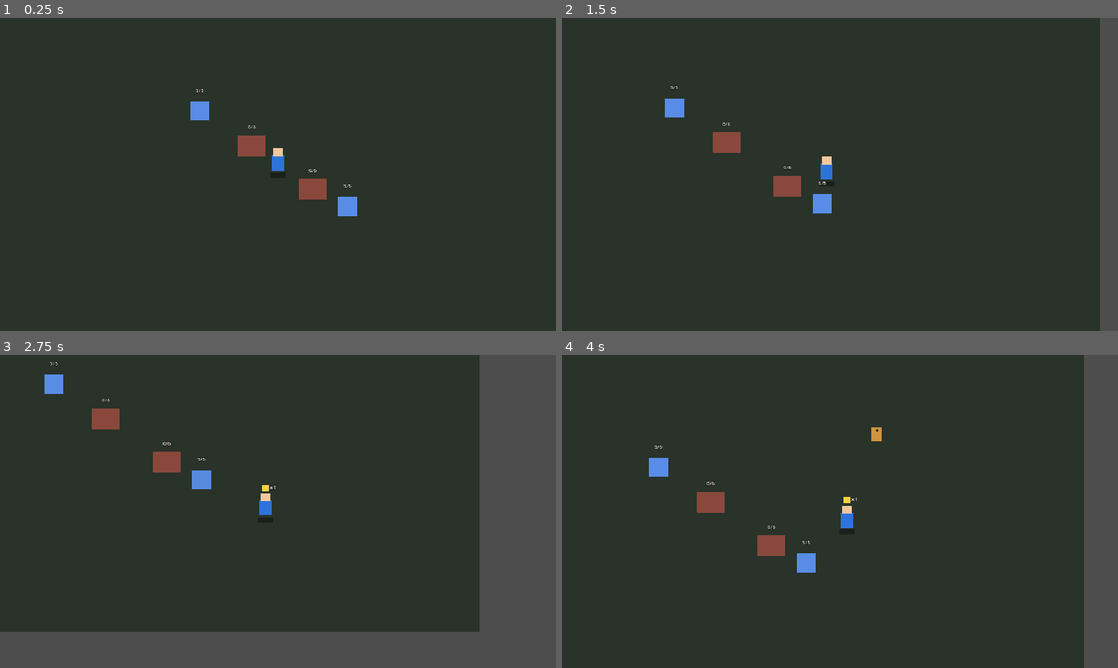
Above: before the commit, frames 1-4 (two rows, left to right).
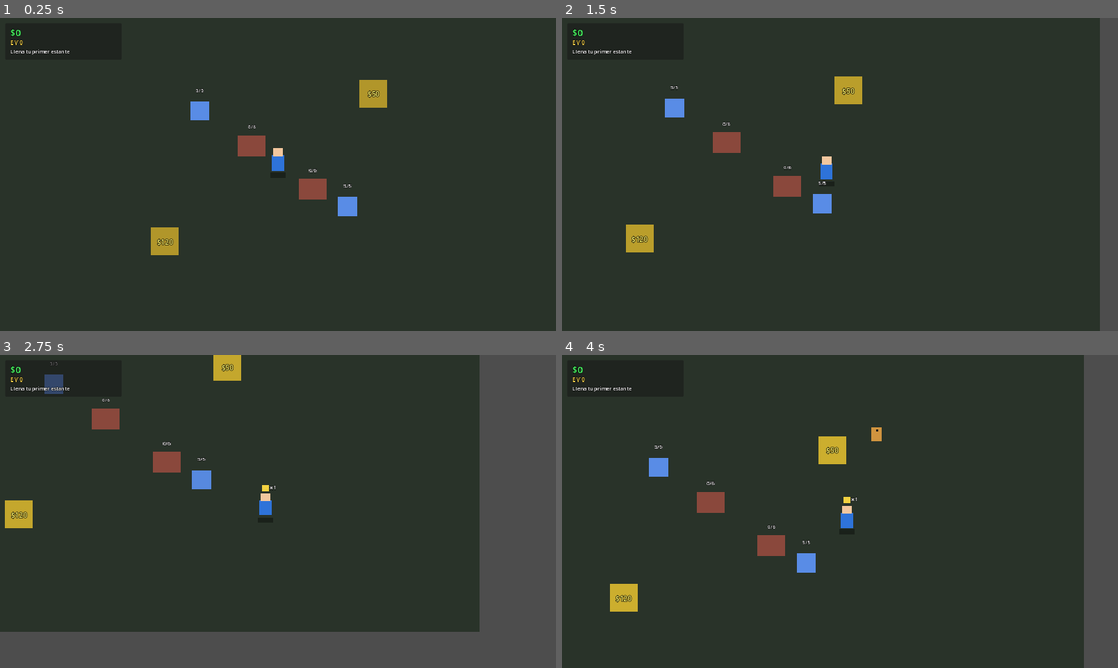
Above: after the commit, the same moments.

Repository: afares8/empire-rush
Game: Godot game, scene res://scenes/Main.tscn
Two runs of this game, one before a commit and one after it. Both use one fixed random seed, a clock stepped at 60 frames per second and the inputs below.
Inputs:
- Up to frame 1 (0.25 s): no input
- Up to frame 2 (1.5 s): tap Enter at 0.5 s; hold D (move_right) 0.53-1.28 s; hold E (interact) 0.53-1.28 s; hold S (move_down) from 1.28 s (still down); tap E (interact) at 1.35 s
- Up to frame 3 (2.75 s): release S (move_down) at 2.03 s; hold D (move_right) from 2.03 s (still down); hold E (interact) from 2.03 s (still down)
- Up to frame 4 (4 s): release D (move_right) at 2.78 s; release E (interact) at 2.78 s; hold W (move_up) 2.78-3.53 s; tap E (interact) at 2.85 s; hold A (move_left) from 3.53 s (still down); hold E (interact) from 3.53 s (still down)

The runs differ from the first frame. In frame 1, 1.1% of the frame differs, in the area x 1-70%, y 3-76%; in frame 2, 1.1%; in frame 3, 1.2%, in the area x 0-44%, y 0-56%; in frame 4, 1.1%.

Commit message:
overnight: ronda 8 iter 1 (WIP)

Diff:
--- /dev/null
+++ b/scenes/HUD.tscn
@@ -0,0 +1,45 @@
+[gd_scene load_steps=2 format=3 uid="uid://hud_scene_ter"]
+
+[ext_resource type="Script" path="res://scripts/ui/hud.gd" id="1_hud"]
+
+[node name="HUD" type="CanvasLayer"]
+
+[node name="Panel" type="Panel" parent="."]
+offset_left = 12.0
+offset_top = 12.0
+offset_right = 280.0
+offset_bottom = 96.0
+
+[node name="CashLabel" type="Label" parent="Panel"]
+offset_left = 12.0
+offset_top = 8.0
+offset_right = 256.0
+offset_bottom = 30.0
+theme_override_colors/font_color = Color(0.3, 1, 0.4, 1)
+theme_override_colors/font_outline_color = Color(0, 0, 0, 1)
+theme_override_constants/outline_size = 4
+theme_override_font_sizes/font_size = 20
+text = "$0"
+
+[node name="EmpireLabel" type="Label" parent="Panel"]
+offset_left = 12.0
+offset_top = 34.0
+offset_right = 256.0
+offset_bottom = 52.0
+theme_override_colors/font_color = Color(1, 0.85, 0.3, 1)
+theme_override_colors/font_outline_color = Color(0, 0, 0, 1)
+theme_override_constants/outline_size = 3
+theme_override_font_sizes/font_size = 14
+text = "EV 0"
+
+[node name="MissionLabel" type="Label" parent="Panel"]
+offset_left = 12.0
+offset_top = 56.0
+offset_right = 256.0
+offset_bottom = 76.0
+theme_override_colors/font_color = Color(1, 1, 1, 1)
+theme_override_colors/font_outline_color = Color(0, 0, 0, 1)
+theme_override_constants/outline_size = 3
+theme_override_font_sizes/font_size = 12
+text = "Llena tu primer estante"
+autowrap_mode = 2
--- a/scenes/Main.tscn
+++ b/scenes/Main.tscn
@@ -6,6 +6,9 @@
 [ext_resource type="PackedScene" path="res://scenes/Pickup.tscn" id="4_pickup"]
 [ext_resource type="PackedScene" path="res://scenes/Shelf.tscn" id="5_shelf"]
 [ext_resource type="Script" path="res://scripts/game/client_spawner.gd" id="6_spawner"]
+[ext_resource type="PackedScene" path="res://scenes/UnlockPad.tscn" id="7_pad"]
+[ext_resource type="PackedScene" path="res://scenes/HUD.tscn" id="8_hud"]
+[ext_resource type="Script" path="res://scripts/ui/mission_guide.gd" id="9_guide"]
 
 [node name="Main" type="Node2D"]
 script = ExtResource("1_main")
@@ -34,6 +37,16 @@
 [node name="ShelfB" parent="World" instance=ExtResource("5_shelf")]
 position = Vector2(80, 60)
 
+[node name="UnlockPadA" parent="World" instance=ExtResource("7_pad")]
+position = Vector2(220, -160)
+zone_id = "zone_market"
+price = 50.0
+
+[node name="UnlockPadB" parent="World" instance=ExtResource("7_pad")]
+position = Vector2(-260, 180)
+zone_id = "zone_perfume"
+price = 120.0
+
 [node name="ClientSpawner" type="Node2D" parent="World"]
 position = Vector2(0, 0)
 script = ExtResource("6_spawner")
@@ -42,3 +55,8 @@
 position = Vector2(0, 0)
 zoom = Vector2(1, 1)
 script = ExtResource("3_camera")
+
+[node name="HUD" parent="." instance=ExtResource("8_hud")]
+
+[node name="MissionGuide" type="Node" parent="."]
+script = ExtResource("9_guide")
--- /dev/null
+++ b/scenes/UnlockPad.tscn
@@ -0,0 +1,47 @@
+[gd_scene load_steps=3 format=3 uid="uid://unlockpad_scene_ter"]
+
+[ext_resource type="Script" path="res://scripts/game/unlock_pad.gd" id="1_pad"]
+
+[sub_resource type="RectangleShape2D" id="rect_area"]
+size = Vector2(80, 80)
+
+[node name="UnlockPad" type="Area2D"]
+script = ExtResource("1_pad")
+
+[node name="Body" type="ColorRect" parent="."]
+offset_left = -32.0
+offset_top = -32.0
+offset_right = 32.0
+offset_bottom = 32.0
+color = Color(0.95, 0.75, 0.15, 0.55)
+
+[node name="PriceLabel" type="Label" parent="."]
+offset_left = -40.0
+offset_top = -10.0
+offset_right = 40.0
+offset_bottom = 12.0
+theme_override_colors/font_color = Color(1, 0.95, 0.4, 1)
+theme_override_colors/font_outline_color = Color(0, 0, 0, 1)
+theme_override_constants/outline_size = 4
+theme_override_font_sizes/font_size = 16
+text = "$50"
+horizontal_alignment = 1
+
+[node name="PromptLabel" type="Label" parent="."]
+offset_left = -60.0
+offset_top = -36.0
+offset_right = 60.0
+offset_bottom = -18.0
+theme_override_colors/font_color = Color(1, 1, 1, 1)
+theme_override_colors/font_outline_color = Color(0, 0, 0, 1)
+theme_override_constants/outline_size = 3
+theme_override_font_sizes/font_size = 11
+text = "E para desbloquear"
+horizontal_alignment = 1
+visible = false
+
+[node name="AreaShape" type="CollisionShape2D" parent="."]
+shape = SubResource("rect_area")
+
+[connection signal="body_entered" from="." to="." method="_on_body_entered"]
+[connection signal="body_exited" from="." to="." method="_on_body_exited"]
--- a/scripts/autoload/economy.gd
+++ b/scripts/autoload/economy.gd
@@ -4,6 +4,10 @@
 
 signal cash_changed(new_cash: float)
 signal empire_value_changed(new_value: float)
+# Se emite solo al recoger dinero físico (no al gastar). Para LOOP-9
+# (mission guide) y JUICE-1 (fly-to-HUD), que necesitan distinguir
+# "ingreso por recoger" de "gasto por desbloqueo".
+signal money_collected(amount: float)
 
 var cash: float = 0.0
 var gems: int = 0
@@ -14,6 +18,7 @@
 	cash += amount
 	if amount > 0.0:
 		empire_value += amount * 0.5
+		emit_signal("money_collected", amount)
 	emit_signal("cash_changed", cash)
 	emit_signal("empire_value_changed", empire_value)
 
--- a/scripts/game/main.gd
+++ b/scripts/game/main.gd
@@ -23,6 +23,13 @@
 	# Verificar spawner de clientes cargado (loop base, LOOP-5).
 	var spawner: Node = get_node_or_null("World/ClientSpawner")
 	print("[Main] ClientSpawner=%s shelves_group=%d" % [spawner != null, get_tree().get_nodes_in_group("shelves").size()])
+	# Verificar HUD + MissionGuide + pads (LOOP-7/8/9).
+	var hud: Node = get_node_or_null("HUD")
+	var guide: Node = get_node_or_null("MissionGuide")
+	var pad_a: Node = get_node_or_null("World/UnlockPadA")
+	var pad_b: Node = get_node_or_null("World/UnlockPadB")
+	var pad_count: int = int(pad_a != null) + int(pad_b != null)
+	print("[Main] HUD=%s MissionGuide=%s UnlockPads=%d" % [hud != null, guide != null, pad_count])
 	# Debug smoke: pre-llena estantes para probar el ciclo de clientes
 	# sin requerir input del jugador. Activado por env var DEVIN_SMOKE=1.
 	if OS.get_environment("DEVIN_SMOKE") == "1":
@@ -31,6 +38,12 @@
 				s.stock = s.capacity
 				s.emit_signal("stock_changed", s.stock)
 		print("[Main] DEVIN_SMOKE: shelves pre-filled")
+		# Smoke del pad: dar cash y desbloquear el primer pad.
+		if Economy:
+			Economy.add_cash(100.0)
+		if pad_a and pad_a.has_method("try_unlock"):
+			var ok: bool = pad_a.try_unlock()
+			print("[Main] DEVIN_SMOKE: pad unlock ok=%s zone=%s" % [ok, pad_a.zone_id if "zone_id" in pad_a else "?"])
 
 func _input(event: InputEvent) -> void:
 	if event is InputEventKey and event.pressed and event.keycode == KEY_ESCAPE:
--- /dev/null
+++ b/scripts/game/unlock_pad.gd
@@ -0,0 +1,92 @@
+# UnlockPad — pad de desbloqueo de zona (loop base, LOOP-7).
+# Area2D con zone_id, price y visual de pulso amarillo. El jugador se
+# acerca, ve el precio y un prompt "E para desbloquear $N". Al presionar
+# E con Cash >= price, descuenta Cash y registra la zona en GameManager.
+# Emite `unlocked(zone_id)` para que MissionGuide/otros reaccionen.
+# API pública `try_unlock()` para smoke headless (physics no corre en
+# --quit-after, ver LEARNINGS r5).
+class_name UnlockPad
+extends Area2D
+
+signal unlocked(zone_id: String)
+
+@export var zone_id: String = "zone_1"
+@export var price: float = 50.0
+
+var _player_in_area: bool = false
+var _player: Node = null
+var _done: bool = false
+
+@onready var _body: ColorRect = $Body
+@onready var _price_label: Label = $PriceLabel
+@onready var _prompt_label: Label = $PromptLabel
+
+func _ready() -> void:
+	add_to_group("unlock_pads")
+	_price_label.text = "$%d" % int(price)
+	_prompt_label.text = "E para desbloquear"
+	_prompt_label.visible = false
+	if GameManager.is_zone_unlocked(zone_id):
+		_mark_done()
+	else:
+		_start_pulse()
+
+# Duck-typing: evita dependencia de class_name Player (orden de carga).
+func _is_player(body: Node) -> bool:
+	return body != null and body.has_method("add_carried")
+
+func _on_body_entered(body: Node) -> void:
+	if _done or not _is_player(body):
+		return
+	_player_in_area = true
+	_player = body
+	_prompt_label.visible = true
+	if not _player.is_connected("interact_pressed", _on_player_interact):
+		_player.interact_pressed.connect(_on_player_interact)
+
+func _on_body_exited(body: Node) -> void:
+	if not _is_player(body):
+		return
+	if _player and _player.is_connected("interact_pressed", _on_player_interact):
+		_player.interact_pressed.disconnect(_on_player_interact)
+	_player_in_area = false
+	_player = null
+	_prompt_label.visible = false
+
+func _on_player_interact() -> void:
+	try_unlock()
+
+# API pública para smoke headless (no requiere input E ni physics tick).
+func try_unlock() -> bool:
+	if _done:
+		return false
+	if Economy.cash < price:
+		return false
+	if not Economy.spend_cash(price):
+		return false
+	GameManager.unlock_zone(zone_id)
+	_mark_done()
+	emit_signal("unlocked", zone_id)
+	print("[UnlockPad] zona %s desbloqueada por $%d" % [zone_id, int(price)])
+	return true
+
+func _mark_done() -> void:
+	_done = true
+	_prompt_label.visible = false
+	_body.color = Color(0.3, 0.9, 0.4, 0.5)
+	_price_label.text = "OK"
+	# Pop táctil al desbloquear.
+	var tw: Tween = create_tween()
+	tw.tween_property(_body, "scale", Vector2(1.3, 1.3), 0.08) \
+		.set_trans(Tween.TRANS_BACK).set_ease(Tween.EASE_OUT)
+	tw.tween_property(_body, "scale", Vector2(1.0, 1.0), 0.12) \
+		.set_trans(Tween.TRANS_SINE)
+
+# Pulso suave para llamar la atención del jugador (meta cercana visible).
+func _start_pulse() -> void:
+	var tw: Tween = create_tween()
+	tw.set_loops()
+	tw.tween_property(_body, "color", Color(1.0, 0.85, 0.2, 0.85), 0.6) \
+		.set_trans(Tween.TRANS_SINE).set_ease(Tween.EASE_IN_OUT)
+	tw.tween_property(_body, "color", Color(0.95, 0.75, 0.15, 0.55), 0.6) \
+		.set_trans(Tween.TRANS_SINE).set_ease(Tween.EASE_IN_OUT)
--- /dev/null
+++ b/scripts/ui/hud.gd
@@ -0,0 +1,37 @@
+# HUD — contador de Cash, Empire Value e indicador de misión.
+# Esquina superior izquierda. Loop base, LOOP-8.
+# Se conecta a las señales de Economy para refrescar en tiempo real.
+# MissionGuide actualiza el texto de misión via `set_mission_text()`.
+extends CanvasLayer
+
+@onready var _cash_label: Label = $Panel/CashLabel
+@onready var _empire_label: Label = $Panel/EmpireLabel
+@onready var _mission_label: Label = $Panel/MissionLabel
+
+func _ready() -> void:
+	Economy.cash_changed.connect(_on_cash_changed)
+	Economy.empire_value_changed.connect(_on_empire_value_changed)
+	_refresh_cash(Economy.cash)
+	_refresh_empire(Economy.empire_value)
+
+func _on_cash_changed(new_cash: float) -> void:
+	_refresh_cash(new_cash)
+	# Pop de scale al cambiar cash para que se sienta vivo (juice ligero).
+	var tw: Tween = create_tween()
+	tw.tween_property(_cash_label, "scale", Vector2(1.18, 1.18), 0.06) \
+		.set_trans(Tween.TRANS_SINE)
+	tw.tween_property(_cash_label, "scale", Vector2(1.0, 1.0), 0.1) \
+		.set_trans(Tween.TRANS_SINE)
+
+func _on_empire_value_changed(new_value: float) -> void:
+	_refresh_empire(new_value)
+
+func _refresh_cash(c: float) -> void:
+	_cash_label.text = "$%d" % int(c)
+
+func _refresh_empire(v: float) -> void:
+	_empire_label.text = "EV %d" % int(v)
+
+# API para MissionGuide (LOOP-9): muestra el texto de la misión actual.
+func set_mission_text(text: String) -> void:
+	_mission_label.text = text
--- /dev/null
+++ b/scripts/ui/mission_guide.gd
@@ -0,0 +1,72 @@
+# MissionGuide — primer minuto guiado sin tutorial pesado (LOOP-9).
+# Avanza por señales del juego (no por tiempo): llena estante → recoge
+# dinero → desbloquea zona → (empleados próximamente). Muestra el texto
+# en el HUD via `set_mission_text()`. No bloquea el input.
+#
+# Beats alineados a BLUEPRINT §25:
+#   0-10s  FILL_SHELF   "Llena tu primer estante"
+#   10-20s COLLECT_MONEY "Recoge tu dinero"
+#   20-35s UNLOCK_ZONE  "Invierte para crecer"
+#   35-60s HIRE_HELP    "Contrata ayuda" (capa 4, mensaje futuro)
+extends Node
+
+enum Step { FILL_SHELF, COLLECT_MONEY, UNLOCK_ZONE, HIRE_HELP, DONE }
+
+var _step: int = Step.FILL_SHELF
+var _hud: Node = null
+
+func _ready() -> void:
+	# HUD es sibling; usar call_deferred para asegurar que el árbol ya
+	# resolvió @onready del HUD.
+	call_deferred("_setup")
+
+func _setup() -> void:
+	_hud = get_node_or_null("/root/Main/HUD")
+	_update_text()
+	# Conectar a estantes (avanza FILL_SHELF al primer `stocked`).
+	for s in get_tree().get_nodes_in_group("shelves"):
+		if s.has_signal("stocked") and not s.is_connected("stocked", _on_shelf_stocked):
+			s.stocked.connect(_on_shelf_stocked)
+	# Recoger dinero (avanza COLLECT_MONEY).
+	if not Economy.is_connected("money_collected", _on_money_collected):
+		Economy.money_collected.connect(_on_money_collected)
+	# Pads de desbloqueo (avanza UNLOCK_ZONE).
+	for p in get_tree().get_nodes_in_group("unlock_pads"):
+		if p.has_signal("unlocked") and not p.is_connected("unlocked", _on_zone_unlocked):
+			p.unlocked.connect(_on_zone_unlocked)
+
+func _on_shelf_stocked(_amount: int) -> void:
+	if _step == Step.FILL_SHELF:
+		_advance(Step.COLLECT_MONEY)
+
+func _on_money_collected(_amount: float) -> void:
+	if _step == Step.COLLECT_MONEY:
+		_advance(Step.UNLOCK_ZONE)
+
+func _on_zone_unlocked(_zone_id: String) -> void:
+	if _step == Step.UNLOCK_ZONE:
+		_advance(Step.HIRE_HELP)
+
+func _advance(next: int) -> void:
+	_step = next
+	_update_text()
+	print("[MissionGuide] step=%d" % _step)
+
+func _update_text() -> void:
+	if _hud == null or not _hud.has_method("set_mission_text"):
+		return
+	match _step:
+		Step.FILL_SHELF:
+			_hud.set_mission_text("Recoge producto y presiona E en el estante")
+		Step.COLLECT_MONEY:
+			_hud.set_mission_text("Recoge el dinero del piso")
+		Step.UNLOCK_ZONE:
+			_hud.set_mission_text("Invierte: E en el pad amarillo para crecer")
+		Step.HIRE_HELP:
+			_hud.set_mission_text("Sigue expandiendo. Empleados proximamente!")
+		Step.DONE:
+			_hud.set_mission_text("")
+
+# API para smoke headless.
+func get_step() -> int:
+	return _step
Not shown, added: export_presets.cfg
Not shown, added: overnight/snapshots/iter_1_20260705_061400.txt
Not shown: 1 places in scenes/Main.tscn that only renumber resources
Not shown, changed: ROADMAP.md
Not shown, changed: overnight/LEARNINGS.md
